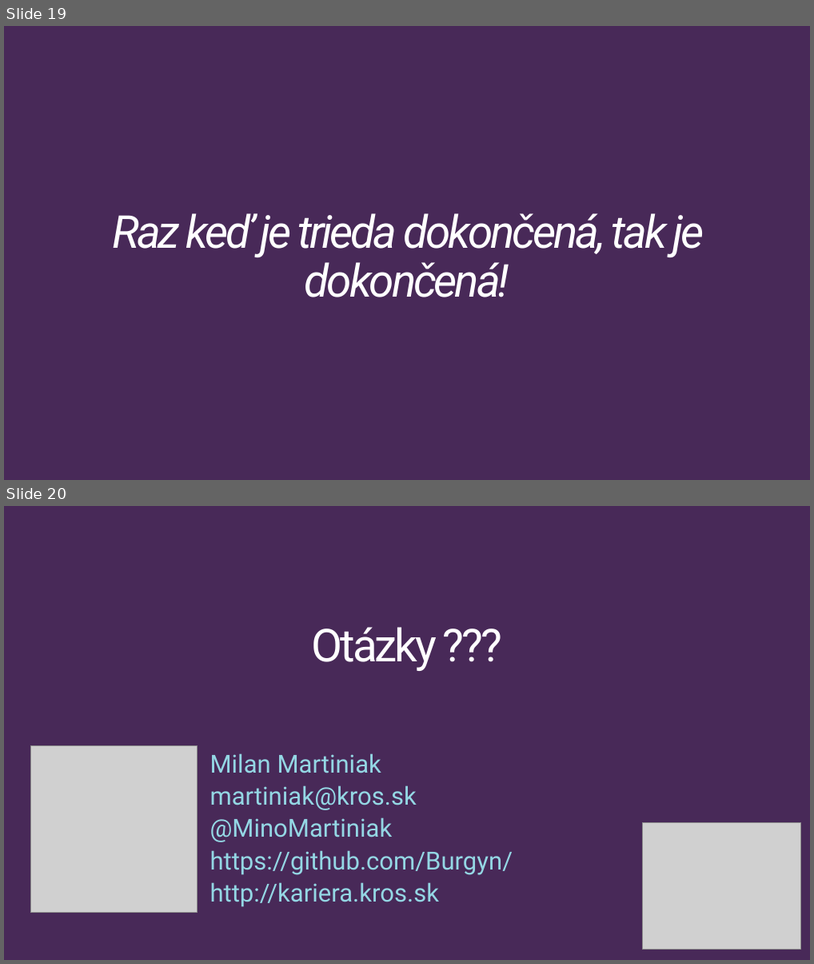
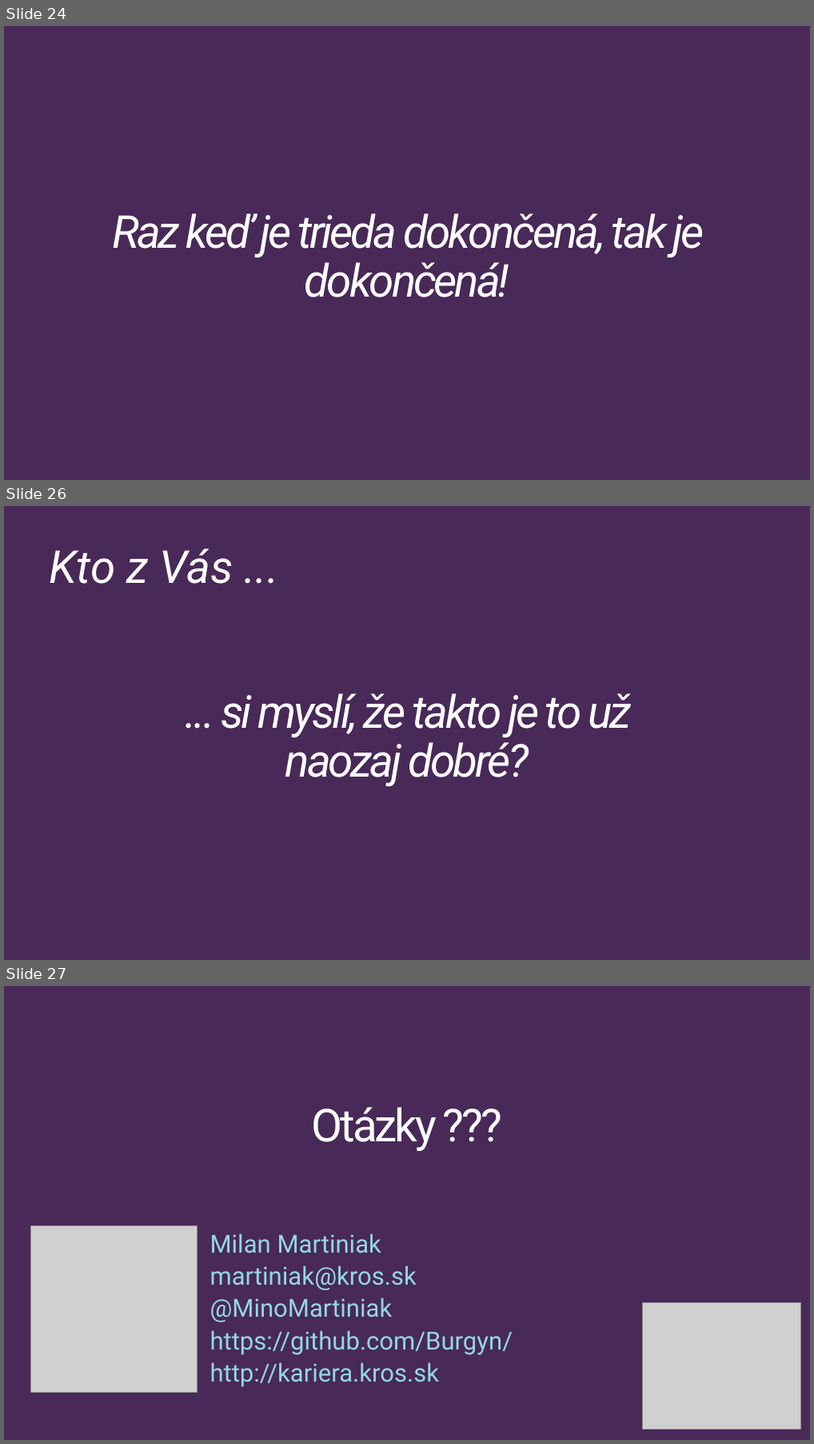
Before and after one commit to Burgyn/SOLID-Principles, a slide deck: SOLIDPrinciples.pptx. Shown one above the other, each under a label of ours: slides 19 and 20 before the commit, slides 24, 26 and 27 after it; the slides between them are not shown. The pictures are 814x964 and 814x1444 pixels, drawn with LibreOffice and Linux fonts; fonts in the diff are those of the drawing; grey boxes stand for pictures. Boxes give left, top, right and bottom in pixels: in the first picture for what was removed or moved away, otherwise in the second. Text is boxed around its words. In the diff, an @@ line names an element or a change of style, - is before the commit and + after.

```diff
--- a/SOLIDPrinciples.pptx
+++ b/SOLIDPrinciples.pptx
@@ slide 26 added at [4,506,810,960], background #482958 @@
@@ subtitle added at [49,548,234,584], 54 pt, text #FFFFFF, italic @@
+Kto z Vás ...
@@ title added at [221,693,631,786], 54 pt, text #FFFFFF, italic @@
+... si myslí, že takto je to už naozaj dobré?
@@ what was slide 19 is now slide 24 @@
@@ what was slide 20 is now slide 27 @@
```
Also in this commit, not shown: 6 other slides added, 1 other file.
